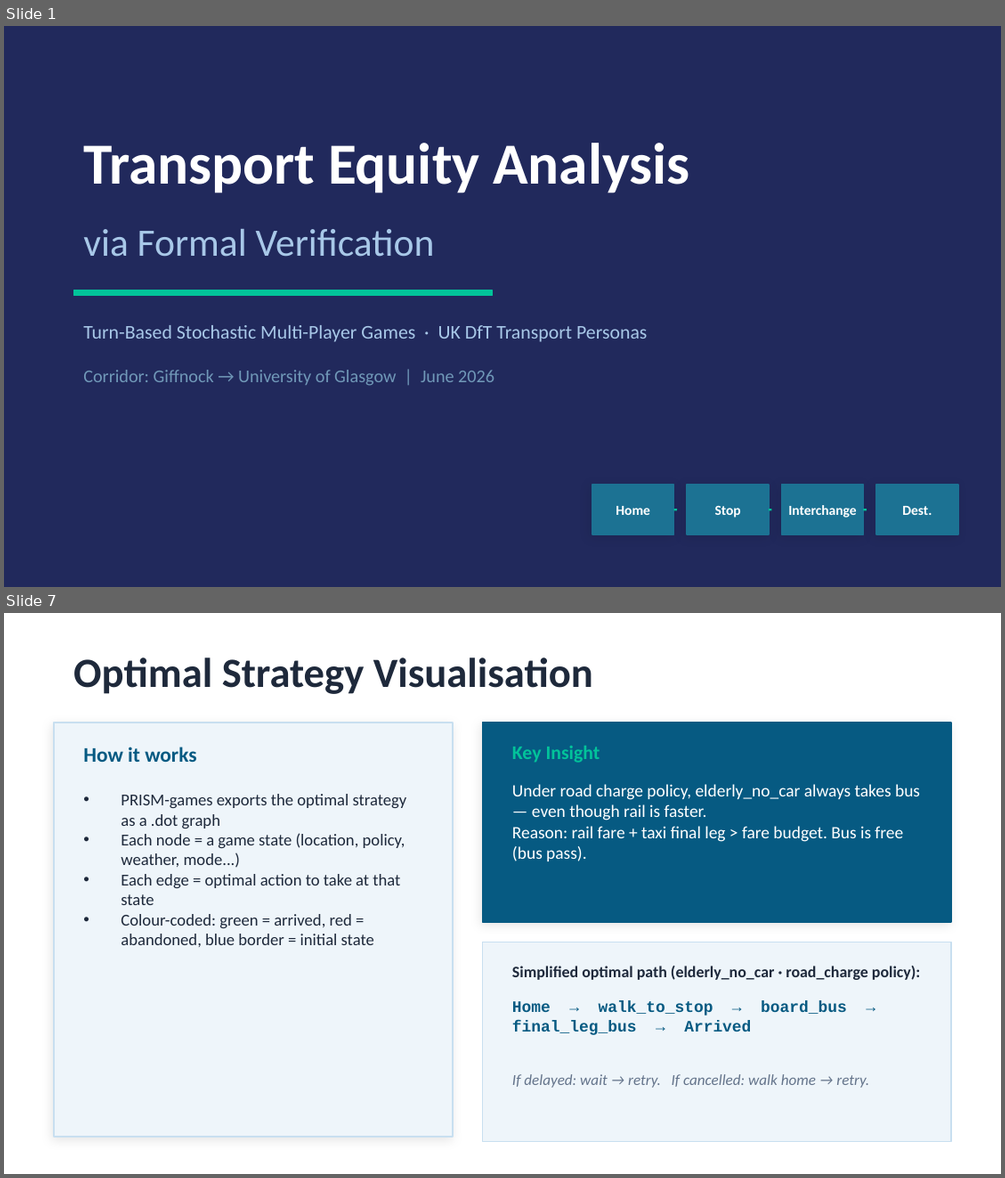
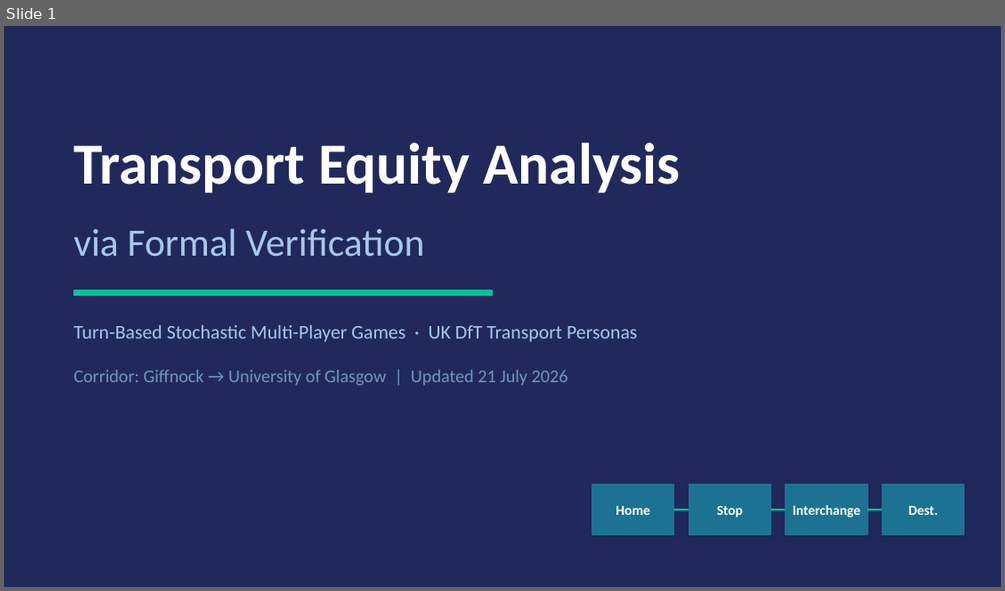
Before and after one commit to Hassan-Chamass/transport_personas_games, a slide deck: transport_smg_presentation.pptx. Shown one above the other, each under a label of ours: slides 1 and 7 before the commit, slide 1 after it; the slides between them are not shown. The pictures are 1005x1178 and 1005x591 pixels, drawn with LibreOffice and Linux fonts; fonts in the diff are those of the drawing. Boxes give left, top, right and bottom in pixels: in the first picture for what was removed or moved away, otherwise in the second. Text is boxed around its words. In the diff, an @@ line names an element or a change of style, - is before the commit and + after.

```diff
--- a/transport_smg_presentation.pptx
+++ b/transport_smg_presentation.pptx
@@ slide 7 removed at (4, 613, 1001, 1174), background #FFFFFF @@
@@ text removed at (73, 657, 593, 694) @@
-Optimal Strategy Visualisation
@@ rectangle removed at (54, 722, 453, 1136) @@
@@ rectangle removed at (483, 722, 951, 922) @@
@@ text removed at (512, 746, 600, 763) @@
-Key Insight
@@ text removed at (83, 747, 196, 762) @@
-How it works
@@ text removed at (121, 794, 407, 947) @@
-• PRISM-games exports the optimal strategy as a .dot graph
-• Each node = a game state (location, policy, weather, mode...)
-• Each edge = optimal action to take at that state
-• Colour-coded: green = arrived, red = abandoned, blue border = initial state
@@ text removed at (512, 784, 920, 861) @@
-Under road charge policy, elderly_no_car always takes bus — even though rail is faster.
-Reason: rail fare + taxi final leg > fare budget. Bus is free (bus pass).
@@ rectangle removed at (483, 942, 951, 1142) @@
@@ text removed at (512, 965, 920, 980) @@
-Simplified optimal path (elderly_no_car · road_charge policy):
@@ text removed at (512, 1001, 847, 1035) @@
-Home → walk_to_stop → board_bus → final_leg_bus → Arrived
@@ text removed at (512, 1074, 869, 1087) @@
-If delayed: wait → retry. If cancelled: walk home → retry.
@@ slide 1 changed as well @@
@@ 3 texts: place and size @@
-3 texts at (83, 143, 689, 342)
+3 texts at (73, 143, 680, 342)
@@ text at (73, 370, 568, 386): text changed @@
-Corridor: Giffnock → University of Glasgow | June 2026
+Corridor: Giffnock → University of Glasgow | Updated 21 July 2026
@@ 2 texts, 2 rectangles: place and size @@
-2 texts, 2 rectangles at (782, 484, 958, 534)
+2 texts, 2 rectangles at (785, 484, 964, 534)
@@ shadow changed in 3 elements at (688, 484, 770, 534), (785, 484, 867, 534), (882, 484, 964, 534) @@
@@ line moved from (674, 509) - (677, 509) to (674, 509) - (688, 509) @@
@@ line moved from (769, 509) - (771, 509) to (770, 509) - (785, 509) @@
@@ line moved from (863, 509) - (866, 509) to (867, 509) - (882, 509) @@
```
Also in this commit, not shown: 4 other slides changed, 8 slides added, 2 other slides removed, 8 other files.
